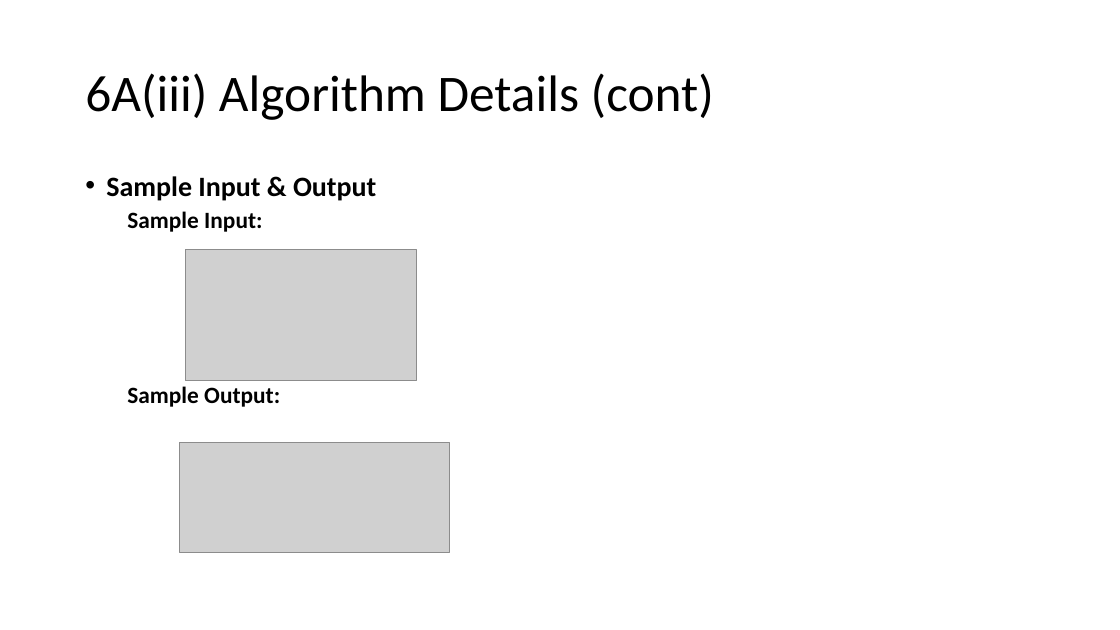
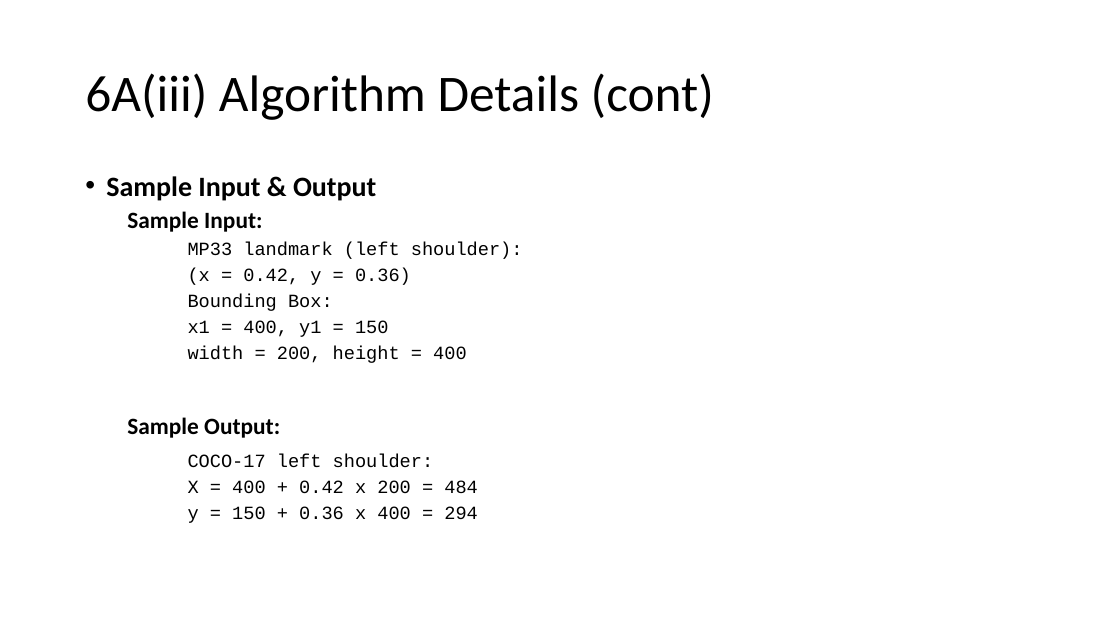
Before and after one commit to ibrahim-1702/Kabaddi-360-, a slide deck: slide 19 of review1/2024178011 review-1 [Autosaved].pptx. Drawn at 1120x630 pixels with LibreOffice and Linux fonts; fonts in the diff are those of the drawing; grey boxes stand for pictures. Boxes give left, top, right and bottom in pixels: in the first picture for what was removed or moved away, otherwise in the second. Text is boxed around its words. In the diff, an @@ line names an element or a change of style, - is before the commit and + after.

```diff
--- a/review1/2024178011 review-1 [Autosaved].pptx
+++ b/review1/2024178011 review-1 [Autosaved].pptx
@@ text "Sample Input & Output" rewrapped from (x1=106, y1=176, x2=376, y2=407) to (x1=106, y1=176, x2=376, y2=438) @@
@@ picture removed at (x1=185, y1=250, x2=416, y2=381) @@
@@ text added at (x1=188, y1=242, x2=523, y2=363), 16 pt, text #000000 @@
+MP33 landmark (left shoulder):
+(x = 0.42, y = 0.36)
+Bounding Box:
+x1 = 400, y1 = 150
+width = 200, height = 400
@@ picture removed at (x1=179, y1=443, x2=450, y2=552) @@
@@ text added at (x1=188, y1=454, x2=477, y2=523), 16 pt, text #000000 @@
+COCO-17 left shoulder:
+X = 400 + 0.42 x 200 = 484
+y = 150 + 0.36 x 400 = 294
```
Also in this commit, not shown: 5 other slides changed.
